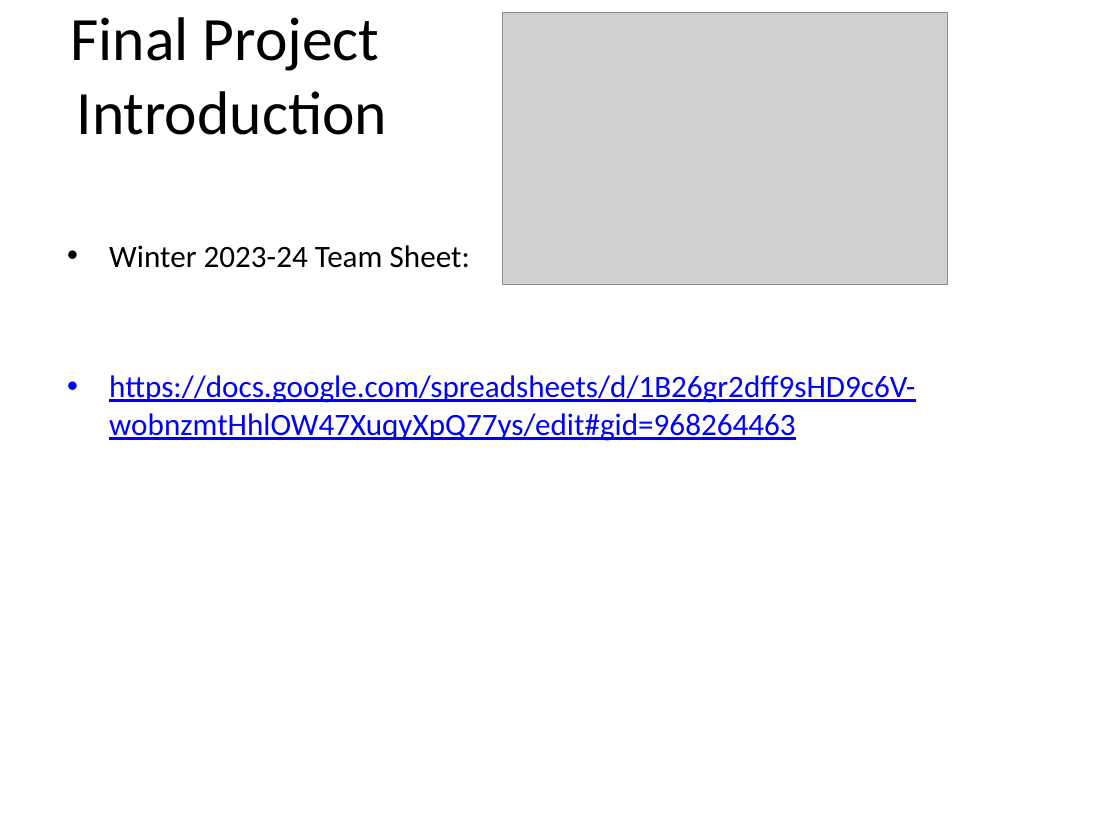
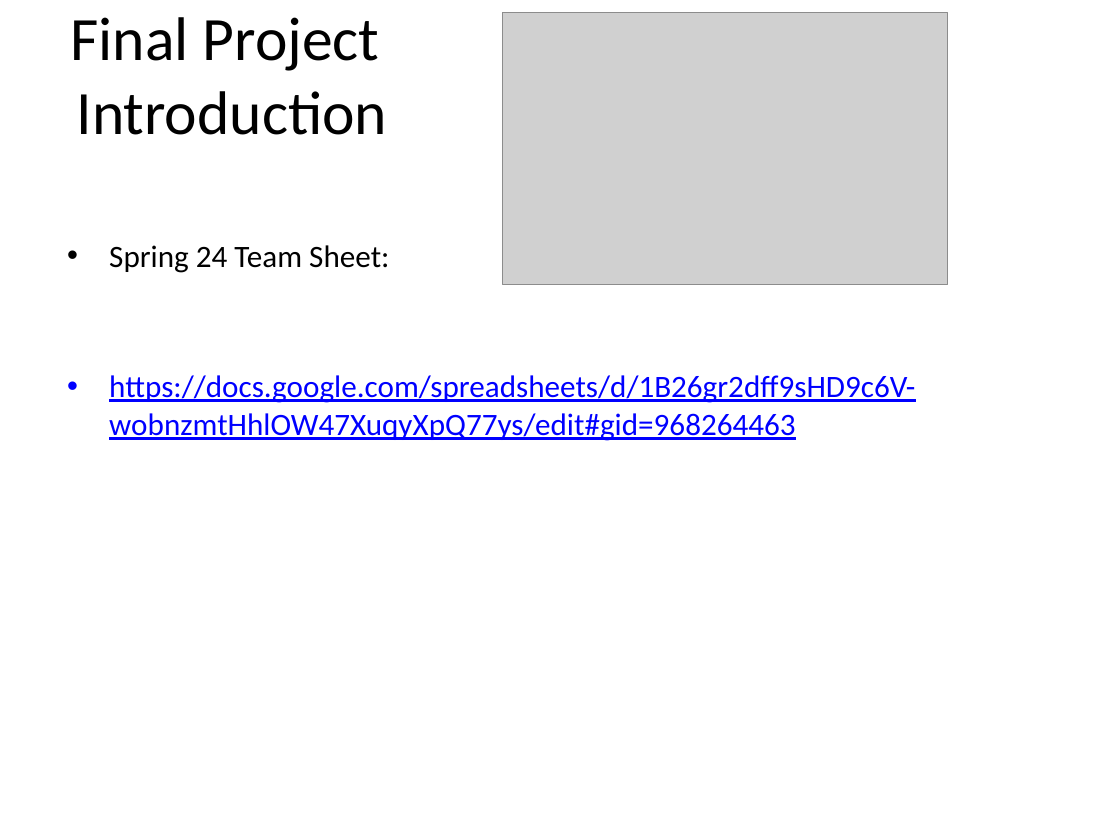
Before and after one commit to RHIT-CSSE/csse220, a slide deck: slide 3 of ClassMaterials/EventBasedGameLoop/Slides/Part1-EventBasedGameLoop.pptx. Drawn at 1120x840 pixels with LibreOffice and Linux fonts; fonts in the diff are those of the drawing; grey boxes stand for pictures. Boxes give left, top, right and bottom in pixels: in the first picture for what was removed or moved away, otherwise in the second. Text is boxed around its words. In the diff, an @@ line names an element or a change of style, - is before the commit and + after.

```diff
--- a/ClassMaterials/EventBasedGameLoop/Slides/Part1-EventBasedGameLoop.pptx
+++ b/ClassMaterials/EventBasedGameLoop/Slides/Part1-EventBasedGameLoop.pptx
@@ text at [109, 245, 389, 273]: text changed @@
-• Winter 2023-24 Team Sheet:
+• Spring 24 Team Sheet:
```
Also in this commit, not shown: 2 other slides changed, 4 slides added, 2 other files.
